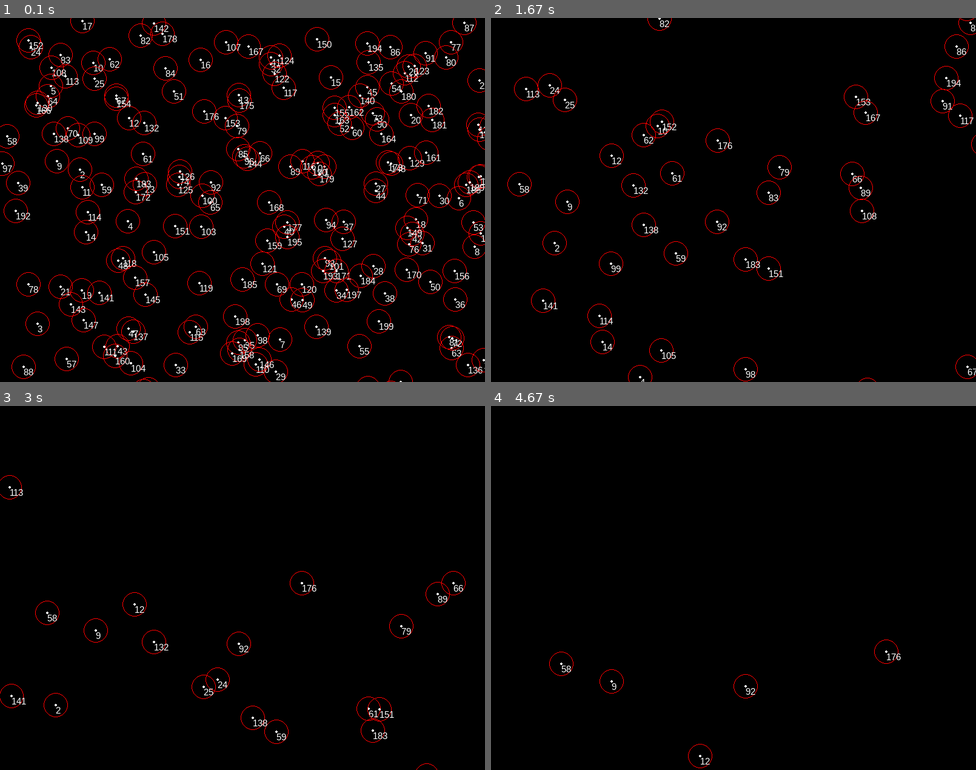
Above: before the commit, frames 1-4 (two rows, left to right).
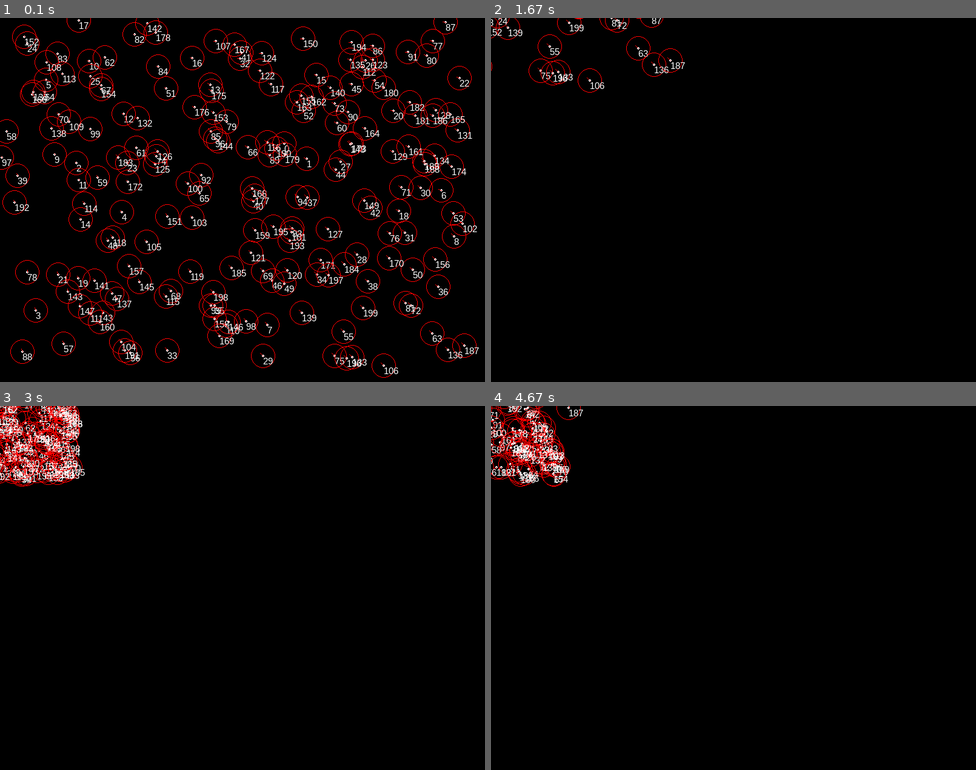
Above: after the commit, the same moments.

Repository: JonKramme/python-pygame-boids
Game: pygame game, started from main.py
Same seed, same stepped clock (60 frames per second), same inputs: the game is played once before the commit and once after it.
Inputs:
- Up to frame 1 (0.1 s): no input
- Up to frame 2 (1.67 s): no input
- Up to frame 3 (3 s): tap Enter every 0.33 s from 1.83 to 2.83 s
- Up to frame 4 (4.67 s): tap Enter every 0.33 s from 3.17 to 4.5 s

The runs differ from the first frame. In frame 1, 16% of the frame differs, in the area x 0-100%, y 0-100%; in frame 2, 2.4%; in frame 3, 3.4%; in frame 4, 2.0%.

Commit message:
Cohesion rule still always returns a negative vector

Diff:
--- a/main.py
+++ b/main.py
@@ -16,7 +16,7 @@
         self.protectedRange = 2
         self.viewRange = 20
         self.coherenceFactor = 1000
-        self.maxSpeed = 50
+        self.maxSpeed = 5
 
 
     def draw(self, screen, debug="off"):
@@ -26,6 +26,9 @@
             pygame.draw.circle(screen, (255, 0, 0), tuple(map(int, self.position)), self.viewRange,1)
         if "protected" in debug:
             pygame.draw.circle(screen, (255, 0, 0), tuple(map(int, self.position)), self.protectedRange)
+        if "velocity" in debug:
+            pygame.draw.line(screen, (255, 0, 0), tuple(map(int, self.position)),
+                             self.addVector2(tuple(map(int, self.position)),self.velocity))
         if "id" in debug:
             labelfont = pygame.font.SysFont("Arial",15)
             label = labelfont.render(str(self.id),True,(255,255,255))
@@ -36,18 +39,18 @@
         tooCloseBoids = self.findTooCloseObjects(allBoids) # currently only Boids exist. If Other Objects are added
                                                                # we will have to pass them to this function.
 
-        self.velocity = self.addVector2(self.velocity, self.coherence(visibleBoids)) # + self.separation(tooCloseBoids) + self.alignment(visibleBoids)
-        self.position = self.addVector2(self.position, self.limitSpeed(self.velocity))
+        self.velocity = self.limitSpeed(self.addVector2(self.velocity, self.coherence(visibleBoids))) # + self.separation(tooCloseBoids) + self.alignment(visibleBoids)
+        self.position = self.addVector2(self.position,self.velocity)
 
     def coherence(self, visibleBoids):
         # Calculate the center position of all "visible" boids except this one, calculate direction vector
         # towards that point and scale it by the coherence Factor. Then return it
-        percievedCenter = (0, 0)
+        percievedCenter = (0.0, 0.0)
         for boid in visibleBoids:
             percievedCenter = self.addVector2(percievedCenter, boid.position)
         if len(visibleBoids) > 1:
             percievedCenter = [x / len(visibleBoids) for x in percievedCenter]
-        #percievedCenter = self.subVector2( percievedCenter, self.position)# not needed as we already remove its own position.
+        percievedCenter = self.subVector2( percievedCenter,self.position)
         percievedCenter = [x / self.coherenceFactor for x in percievedCenter]
         return percievedCenter
 
@@ -114,7 +117,7 @@
 
         screen.fill(black)
         for boid in boids:
-            boid.draw(screen,debug="view/id")
+            boid.draw(screen,debug="view/id/velocity")
             boid.move(boids)
         #time.sleep(1)
 
